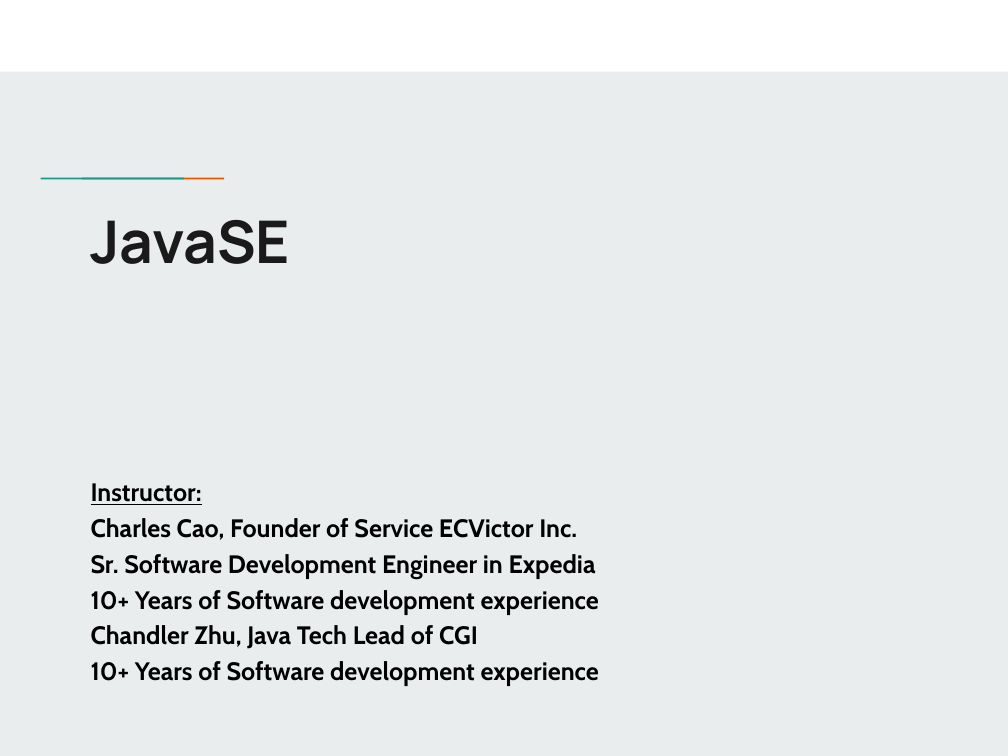
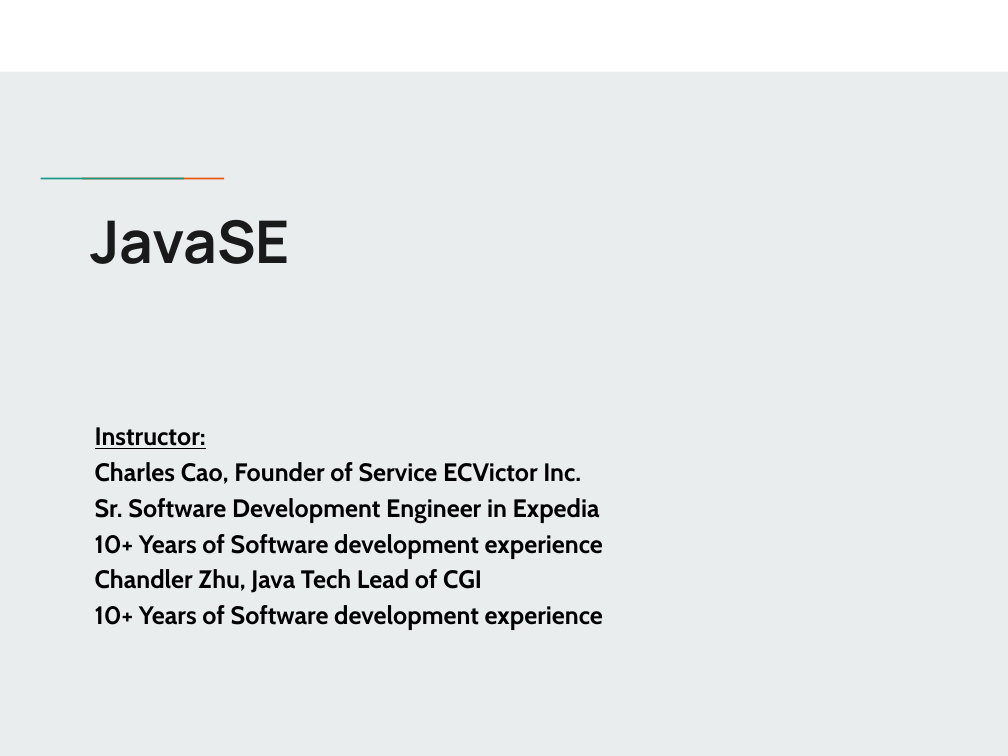
Before and after one commit to flyworker/java-workshop, a slide deck: slide 1 of JavaSE.pptx. Drawn at 1008x756 pixels with LibreOffice and Linux fonts; fonts in the diff are those of the drawing; background and template pictures are left out. Boxes give left, top, right and bottom in pixels: in the first picture for what was removed or moved away, otherwise in the second. Text is boxed around its words. In the diff, an @@ line names an element or a change of style, - is before the commit and + after.

Commit message:
ppt

```diff
--- a/JavaSE.pptx
+++ b/JavaSE.pptx
@@ subtitle "Instructor:" moved from (x1=91, y1=483, x2=599, y2=686) to (x1=95, y1=427, x2=603, y2=630) @@
```
Also in this commit, not shown: 24 slides added, 1 slide removed.
